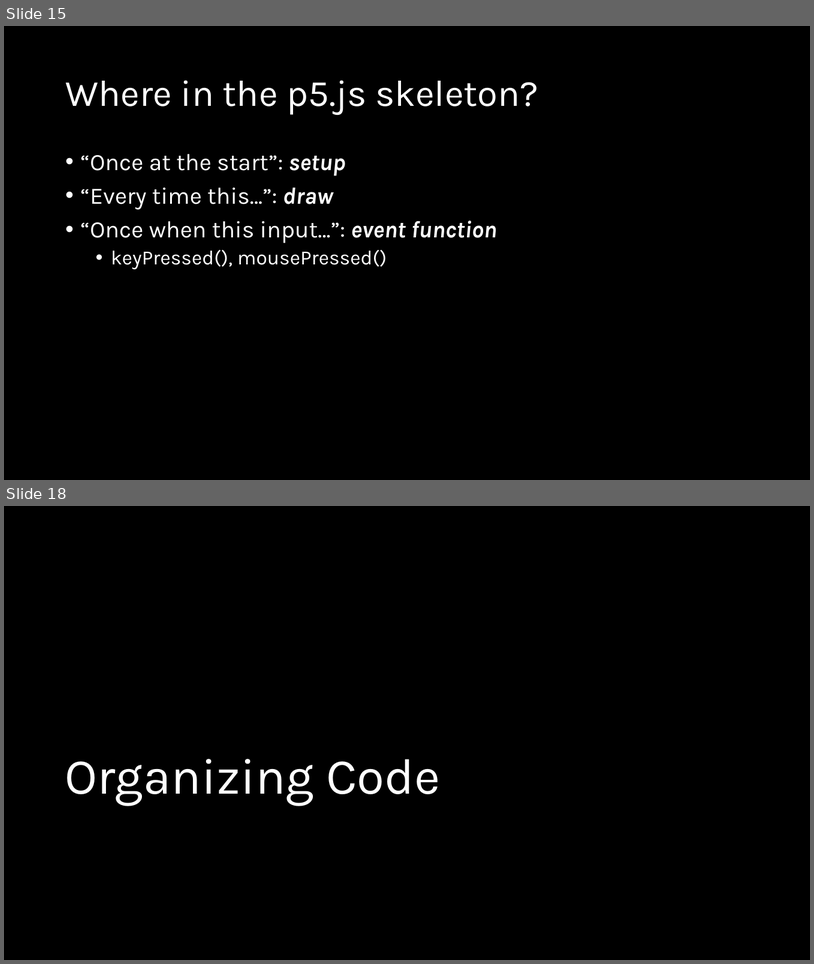
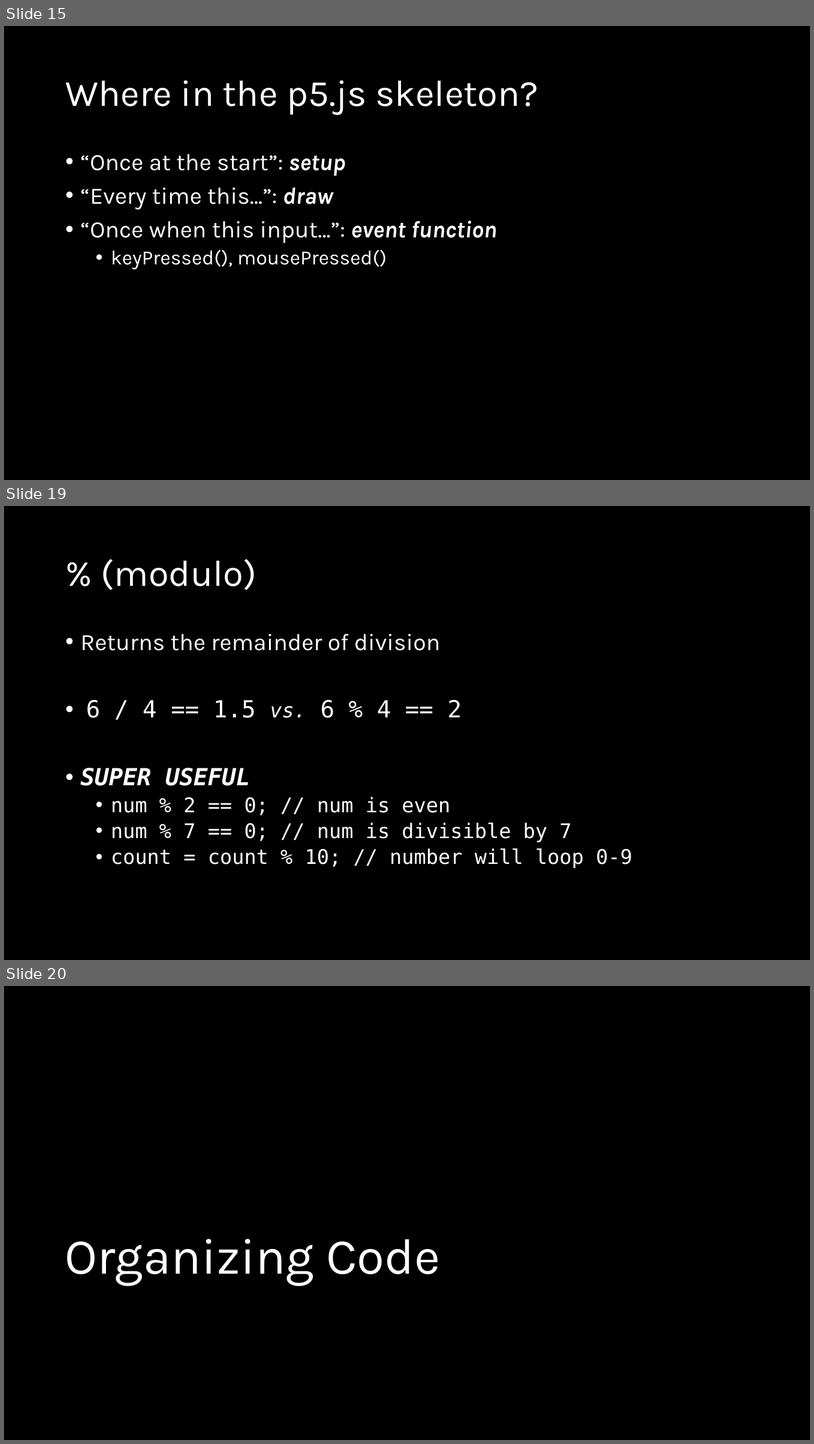
Before and after one commit to crhallberg/IMM120, a slide deck: Presentations/Class 04 – Sept 25.pptx. Shown one above the other, each under a label of ours: slides 15 and 18 before the commit, slides 15, 19 and 20 after it; the slides between them are not shown. The pictures are 814x964 and 814x1444 pixels, drawn with LibreOffice and Linux fonts; fonts in the diff are those of the drawing. Boxes give left, top, right and bottom in pixels: in the first picture for what was removed or moved away, otherwise in the second. Text is boxed around its words. In the diff, an @@ line names an element or a change of style, - is before the commit and + after.

```diff
--- a/Presentations/Class 04 – Sept 25.pptx
+++ b/Presentations/Class 04 – Sept 25.pptx
@@ slide 19 added at <box>4,506,810,960</box>, background #000000 @@
@@ title added at <box>101,559,257,590</box>, 44 pt, text #FFFFFF @@
+% (modulo)
@@ text added at <box>81,634,633,868</box>, 24 pt, text #FFFFFF @@
+• Returns the remainder of division
+• 6 / 4 == 1.5 vs. 6 % 4 == 2
+• SUPER USEFUL
+  • num % 2 == 0; // num is even
+  • num % 7 == 0; // num is divisible by 7
+  • count = count % 10; // number will loop 0-9
@@ what was slide 18 is now slide 20 @@
```
Also in this commit, not shown: 8 slides changed, 15 other slides added, 1 slide removed.
